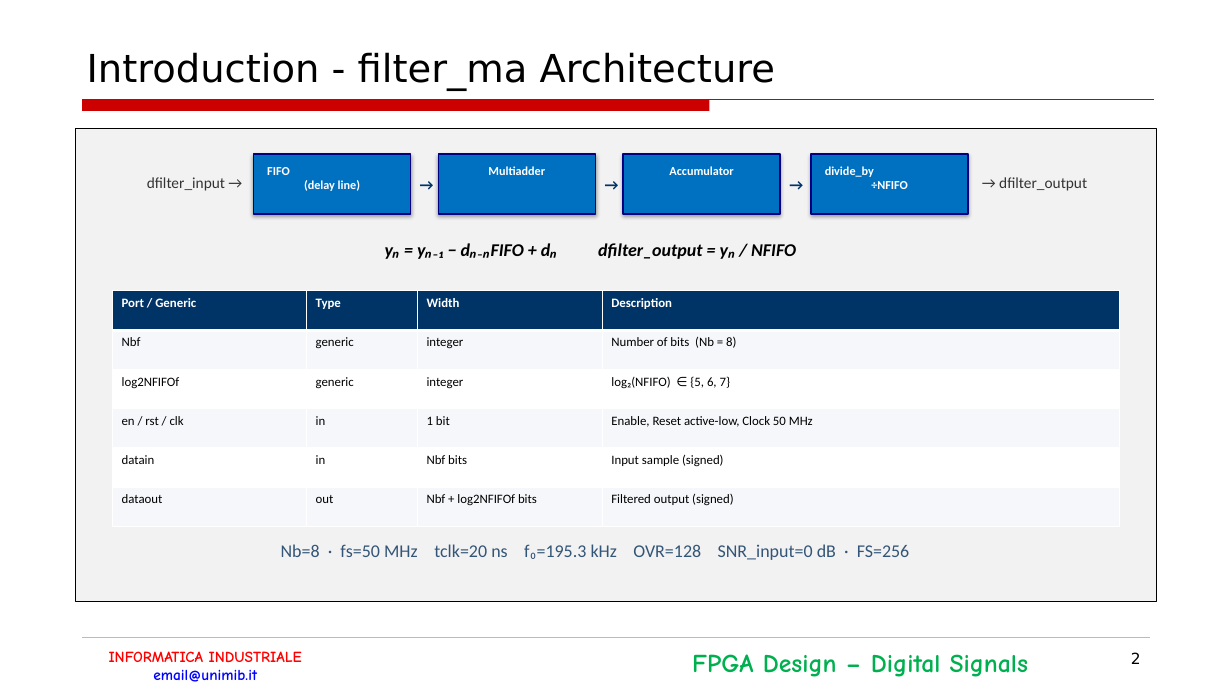
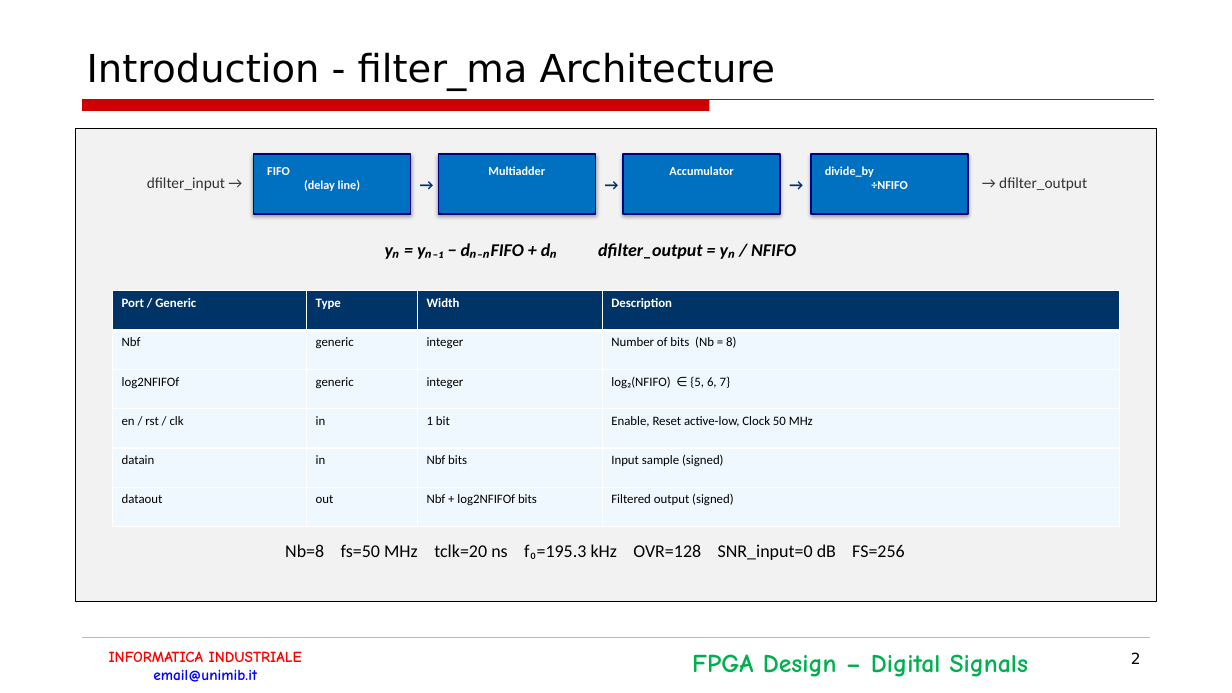
Before and after one commit to NadimElHanafi/Progetto_Informatica_Industriale, a slide deck: slide 2 of DocumentazioneDiProgetto_ElHanafi.pptx. Drawn at 1232x693 pixels with LibreOffice and Linux fonts; fonts in the diff are those of the drawing; background and template pictures are left out. Boxes give left, top, right and bottom in pixels: in the first picture for what was removed or moved away, otherwise in the second. Text is boxed around its words. In the diff, an @@ line names an element or a change of style, - is before the commit and + after.

Commit message:
Updated presentation

```diff
--- a/DocumentazioneDiProgetto_ElHanafi.pptx
+++ b/DocumentazioneDiProgetto_ElHanafi.pptx
@@ table at (x1=113, y1=291, x2=1120, y2=527) @@
@@ fill #F5F7FA to #F0F8FF in 12 cells @@
@@ fill #FFFFFF to #F0F8FF in 8 cells @@
@@ text at (x1=285, y1=544, x2=905, y2=560): text changed; text colour #335577 to #000000 @@
-Nb=8 · fs=50 MHz tclk=20 ns f₀=195.3 kHz OVR=128 SNR_input=0 dB · FS=256
+Nb=8 fs=50 MHz tclk=20 ns f₀=195.3 kHz OVR=128 SNR_input=0 dB FS=256
```
Also in this commit, not shown: 6 other slides changed, 1 other file.
